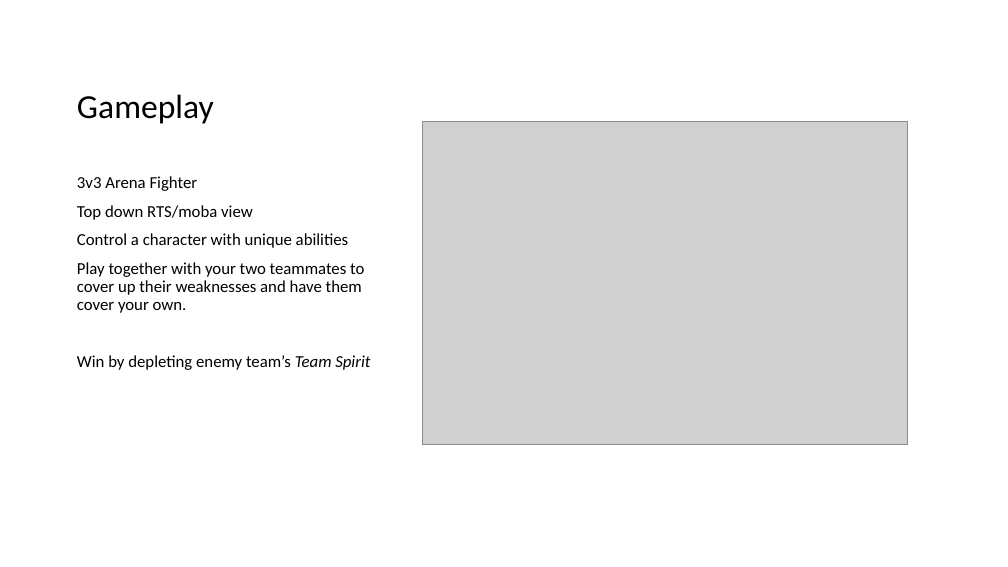
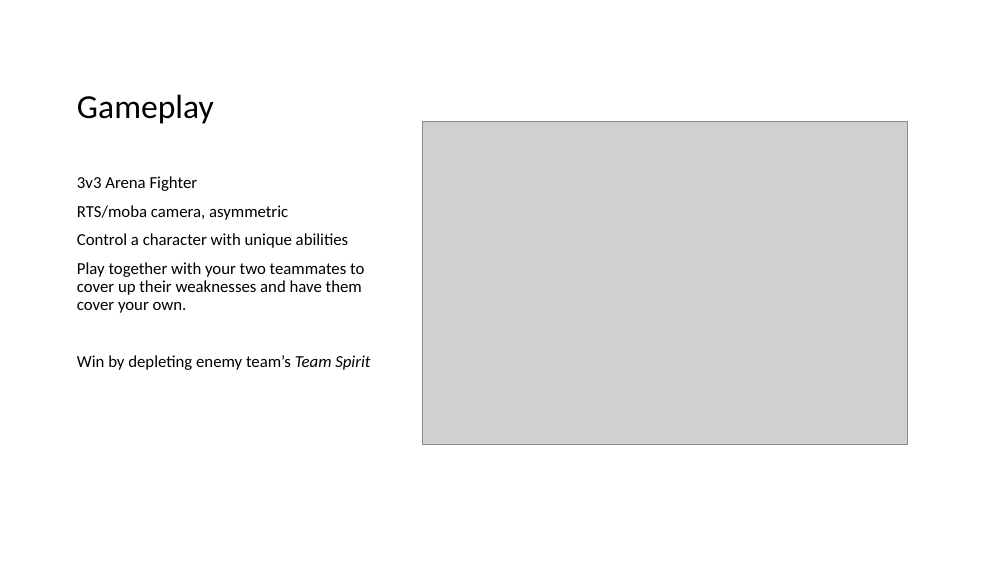
Before and after one commit to Piglettank/WomboCombo, a slide deck: slide 4 of Phase 2 - Writing down the details.pptx. Drawn at 1008x567 pixels with LibreOffice and Linux fonts; fonts in the diff are those of the drawing; grey boxes stand for pictures. Boxes give left, top, right and bottom in pixels: in the first picture for what was removed or moved away, otherwise in the second. Text is boxed around its words. In the diff, an @@ line names an element or a change of style, - is before the commit and + after.

```diff
--- a/Phase 2 - Writing down the details.pptx
+++ b/Phase 2 - Writing down the details.pptx
@@ text at bbox=[77, 205, 288, 220]: text changed @@
-Top down RTS/moba view
+RTS/moba camera, asymmetric
```
Also in this commit, not shown: 5 other slides changed, 2 slides added, 2 other files.
